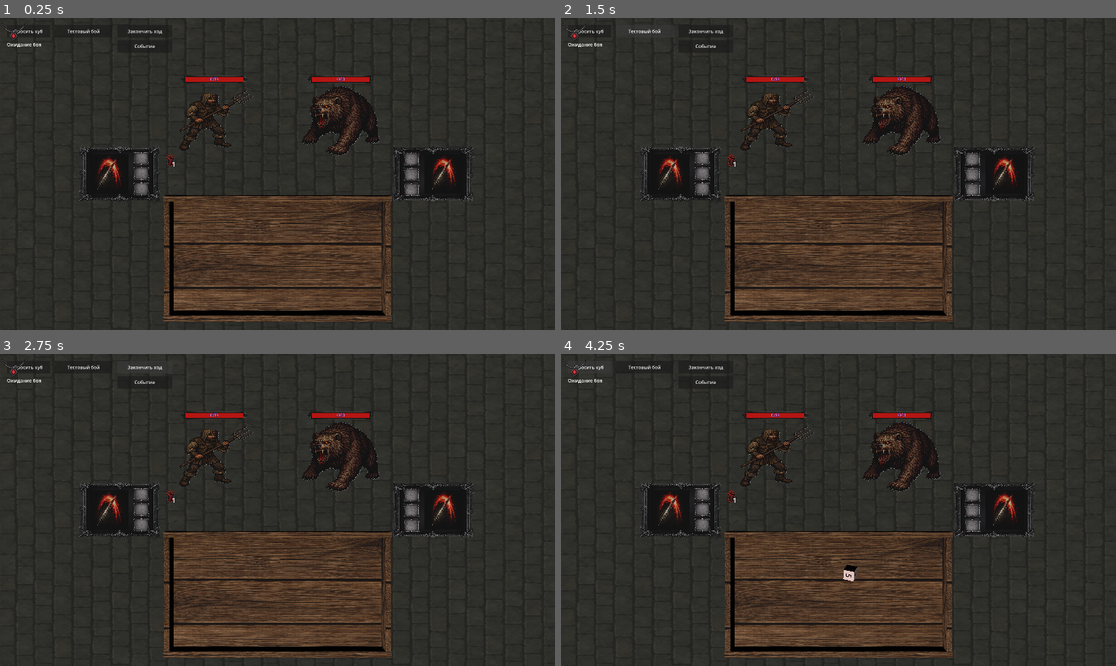
Above: before the commit, frames 1-4 (two rows, left to right).
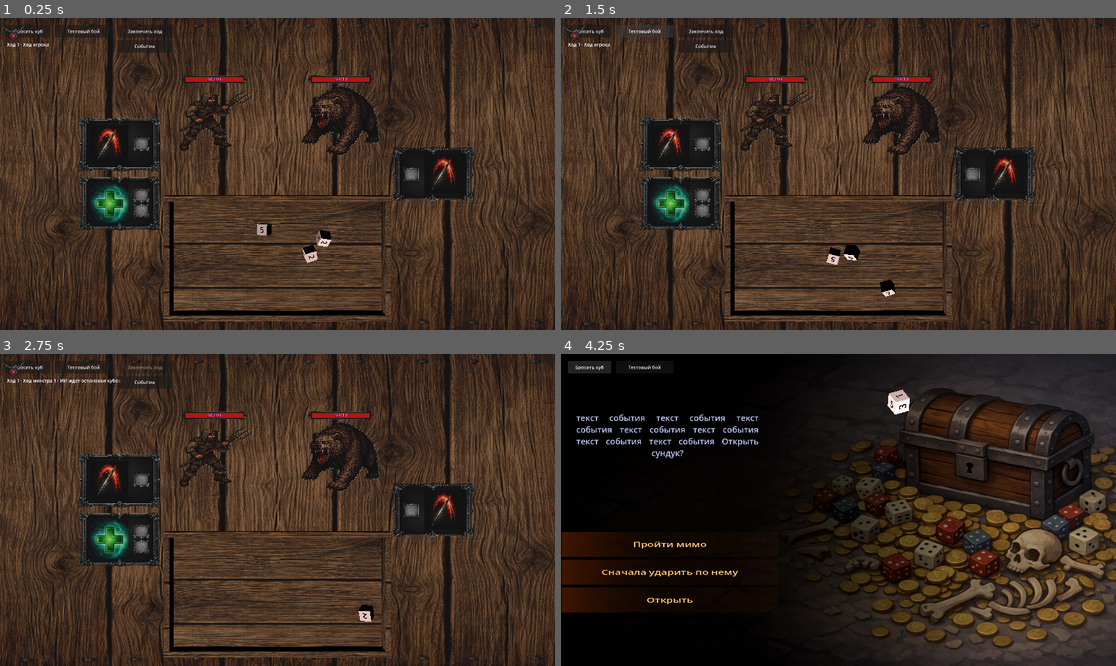
Above: after the commit, the same moments.

Repository: olegbogai-web/dicegame
Game: Godot game, scene res://scenes/new_battle_table.tscn
The game is run twice, just before and just after one commit, with the same random seed, the same clock (stepped at 60 frames per second) and the same inputs. This scene is started directly instead of the project's main scene.
Inputs:
- Up to frame 1 (0.25 s): no input
- Up to frame 2 (1.5 s): click "Бросить куб" at 0.5 s; click "Тестовый бой" at 1.25 s
- Up to frame 3 (2.75 s): click "Закончить ход" at 2 s
- Up to frame 4 (4.25 s): click "Событие" at 2.75 s; click "Бросить куб" at 3.5 s

The runs differ from the first frame. In frame 1, 42% of the frame differs, in the area x 0-100%, y 0-100%; in frame 2, 42%; in frame 3, 42%; in frame 4, 74%.
Error before the commit: Parse Error: Cannot infer the type of "active_statuses" variable because the value doesn't have a set type. (res://scenes/battle_table.gd:467)

Commit message:
добавил коече

Diff:
--- a/scenes/battle_table.gd
+++ b/scenes/battle_table.gd
@@ -464,7 +464,7 @@
 	var status_container = battle_room_data.get_status_container_for_descriptor(descriptor)
 	if status_container == null:
 		return
-	var active_statuses := status_container.get_active_statuses()
+	var active_statuses = status_container.get_active_statuses()
 	if active_statuses.is_empty():
 		return
 	active_statuses.sort_custom(func(a, b) -> bool:
Binary file added: assets/ability/strengthening.png
Not shown, added: scenes/new_battle_table.tscn360995996761.tmp
